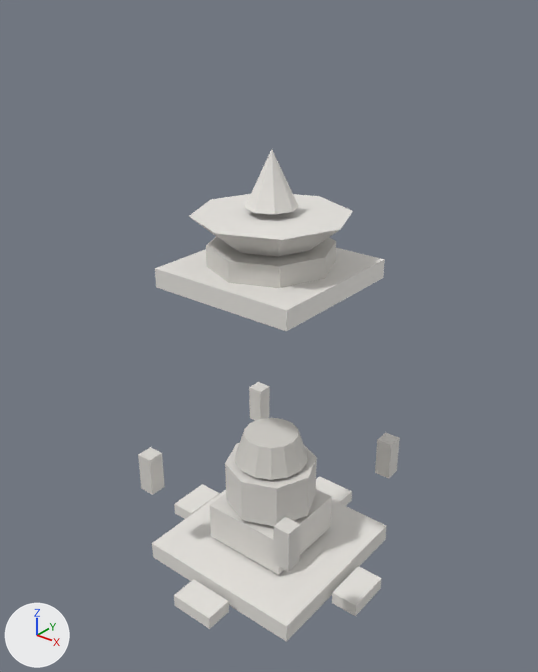
The glTF model public/studio/v2.15.0/d_dabotap/model.glb, before and after one commit.
The view is the same before and after, from a 50 mm lens placed at (12.76, -16.07, 18.28), pointed at (-0.04, -0.07, 8.36). The axes (+X, +Y, +Z) are drawn at lower left. The lights are the same throughout. The picture after the commit comes second. Where no turn or scale is listed for an object, it has been applied to the vertices.

The first picture shows 'part0', 'part10', 'part11', 'part12', 'part13', 'part14', 'part15', 'part2', 'part3', 'part5', 'part6', 'part8', 'part9' and 3 more.
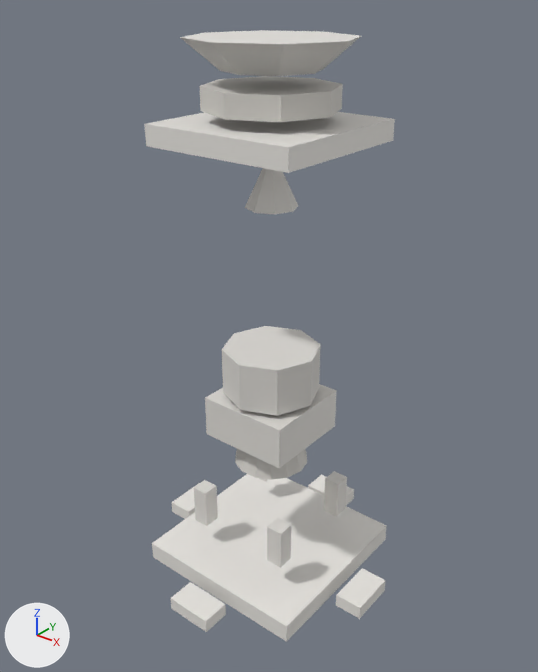
The edits, one by one:
me_geometry_2 is used by ob_part2; location (0.0, 0.0, 0.0).
me_geometry_2 had 8 vertices, 12 faces and spanned x -0.76..0.76, y -4.02..-3.12, z -0.01..0.44.
me_geometry_2 now has 8 vertices, 12 faces and spans x -0.76..0.76, y -4.17..-3.27, z -0.01..0.44.
me_geometry_2 part 1: the whole mesh is moved by (0.0, -0.15, 0.0).
me_geometry_3 is used by ob_part3; location (0.0, 0.0, 0.0).
me_geometry_3 had 8 vertices, 12 faces and spanned x 3.12..4.02, y -0.76..0.76, z -0.01..0.44.
me_geometry_3 now has 8 vertices, 12 faces and spans x 3.27..4.17, y -0.76..0.76, z -0.01..0.44.
me_geometry_3 part 2: the whole mesh is moved by (0.15, 0.0, 0.0).
me_geometry_5 is used by ob_part5; location (0.0, 0.0, 0.0).
me_geometry_5 had 8 vertices, 12 faces and spanned x -1.49..1.49, y -1.49..1.49, z 0.74..2.09.
me_geometry_5 now has 8 vertices, 12 faces and spans x -1.49..1.49, y -1.49..1.49, z 4.95..6.3.
me_geometry_5 part 3: the whole mesh is moved by (0.0, 0.0, 4.21).
me_geometry_6 is used by ob_part6; location (0.0, 0.0, 0.0).
me_geometry_6 had 8 vertices, 12 faces and spanned x -3.059..-2.519, y -3.059..-2.519, z 2.974..4.324.
me_geometry_6 now has 8 vertices, 12 faces and spans x -1.842..-1.302, y -1.842..-1.302, z 1.52..2.87.
me_geometry_6 part 4: the whole mesh is moved by (1.217, 1.217, -1.455).
me_geometry_8 is used by ob_part8; location (0.0, 0.0, 0.0).
me_geometry_8 had 8 vertices, 12 faces and spanned x 2.519..3.059, y -3.059..-2.519, z 2.974..4.324.
me_geometry_8 now has 8 vertices, 12 faces and spans x 1.302..1.842, y -1.842..-1.302, z 1.52..2.87.
me_geometry_8 part 5: the whole mesh is moved by (-1.217, 1.217, -1.455).
me_geometry_9 is used by ob_part9; location (0.0, 0.0, 0.0).
me_geometry_9 had 8 vertices, 12 faces and spanned x 2.519..3.059, y 2.519..3.059, z 2.974..4.324.
me_geometry_9 now has 8 vertices, 12 faces and spans x 1.302..1.842, y 1.302..1.842, z 1.52..2.87.
me_geometry_9 part 6: the whole mesh is moved by (-1.217, -1.217, -1.455).
me_geometry_10 is used by ob_part10; location (0.0, 0.0, 0.0).
me_geometry_10 had 8 vertices, 12 faces and spanned x -2.38..2.38, y -2.38..2.38, z 10.1..10.68.
me_geometry_10 now has 8 vertices, 12 faces and spans x -2.38..2.38, y -2.38..2.38, z 14.15..14.74.
me_geometry_10 part 7: the whole mesh is moved by (0.0, 0.0, 4.06).
me_geometry_11 is used by ob_part11; location (0.0, 0.0, 0.0).
me_geometry_11 had 18 vertices, 32 faces and spanned x -1.89..1.89, y -1.89..1.89, z 10.68..11.31.
me_geometry_11 now has 18 vertices, 32 faces and spans x -1.89..1.89, y -1.89..1.89, z 15.04..15.67.
me_geometry_11 part 8: the whole mesh is moved by (0.0, 0.0, 4.36).
me_geometry_12 is used by ob_part12; location (0.0, 0.0, 0.0).
me_geometry_12 had 18 vertices, 32 faces and spanned x -1.53..1.53, y -1.53..1.53, z 2.24..3.77.
me_geometry_12 now has 18 vertices, 32 faces and spans x -1.53..1.53, y -1.53..1.53, z 6.45..7.98.
me_geometry_12 part 9: the whole mesh is moved by (0.0, 0.0, 4.21).
me_geometry_13 is used by ob_part13; location (0.0, 0.0, 0.0).
me_geometry_13 had 18 vertices, 32 faces and spanned x -2.34..2.34, y -2.34..2.34, z 11.38..12.19.
me_geometry_13 now has 18 vertices, 32 faces and spans x -2.34..2.34, y -2.34..2.34, z 16.04..16.85.
me_geometry_13 part 10: the whole mesh is moved by (0.0, 0.0, 4.66).

Changed parts and their boxes (x1, y1, x2, y2) in the pictures (538 x 672 px):
'part10', moved
    before: (155, 248, 385, 331)
    after: (145, 112, 395, 173)
'part13', moved
    before: (189, 194, 353, 257)
    after: (180, 30, 361, 76)
'part12', moved
    before: (225, 443, 317, 526)
    after: (222, 326, 321, 416)
'part11', moved
    before: (206, 237, 336, 288)
    after: (200, 76, 343, 122)
'part5', moved
    before: (210, 489, 332, 575)
    after: (205, 384, 337, 468)
'part6', moved
    before: (138, 447, 165, 495)
    after: (194, 480, 218, 526)
'part2', moved
    before: (174, 579, 229, 629)
    after: (171, 582, 226, 632)
'part9', moved
    before: (375, 433, 400, 479)
    after: (324, 471, 347, 516)
'part3', moved
    before: (332, 566, 382, 616)
    after: (336, 568, 386, 619)
'part8', moved
    before: (274, 517, 301, 572)
    after: (267, 518, 291, 568)
'part14', unchanged, covered by the edit
    before: (235, 418, 307, 480)
    after: (235, 449, 307, 480)
